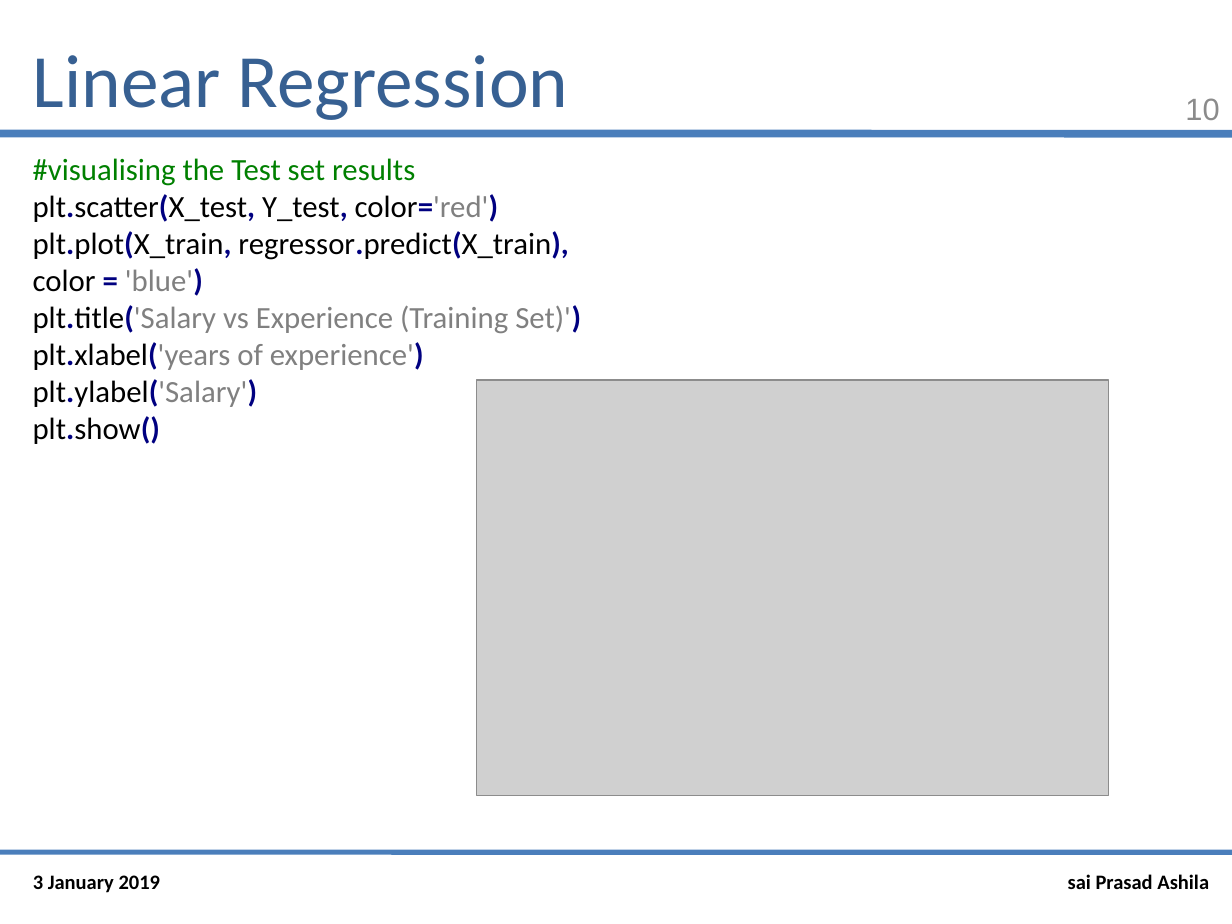
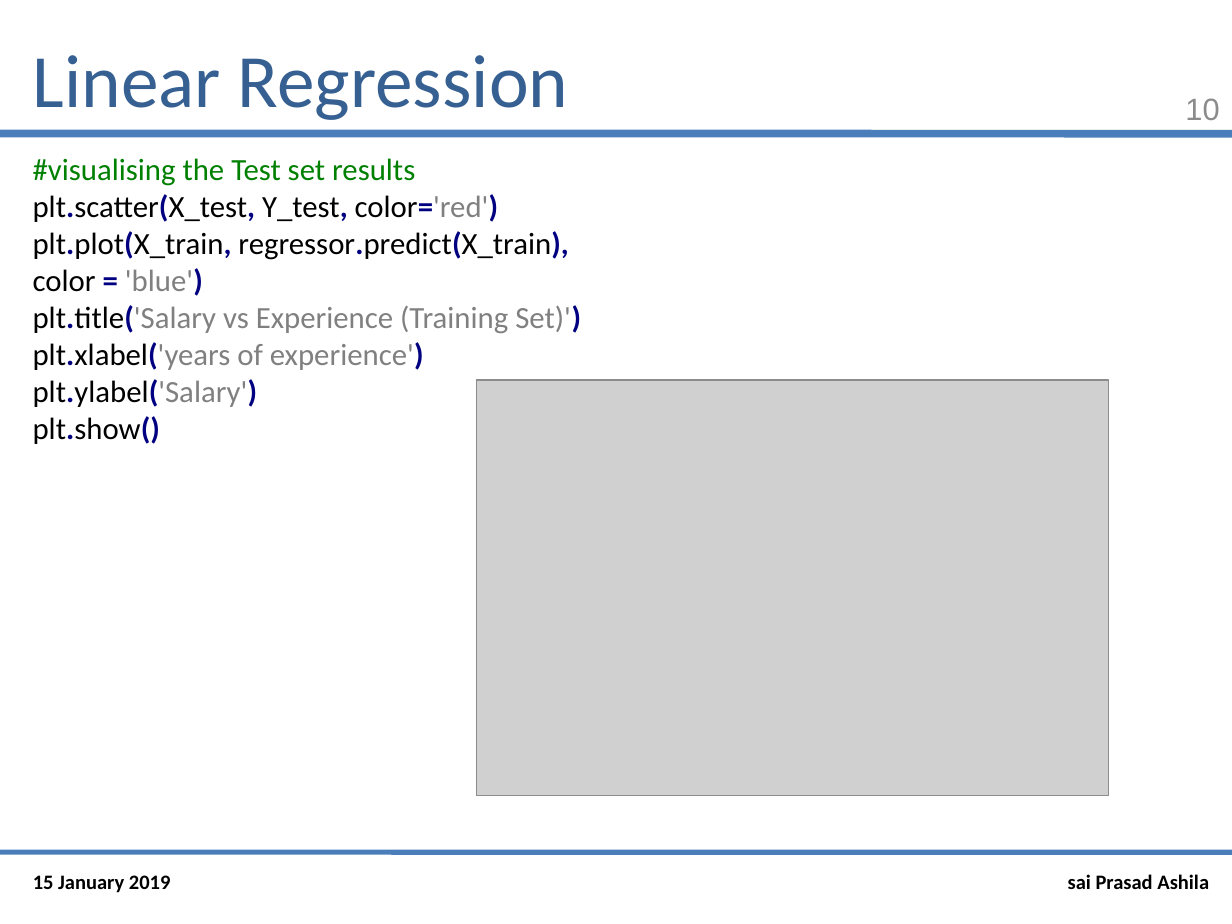
Before and after one commit to saiprasad94/DataSciencePython, a slide deck: slide 10 of Linear_Regression/Linear_Regression.pptx. Drawn at 1232x924 pixels with LibreOffice and Linux fonts; fonts in the diff are those of the drawing; grey boxes stand for pictures. Boxes give left, top, right and bottom in pixels: in the first picture for what was removed or moved away, otherwise in the second. Text is boxed around its words. In the diff, an @@ line names an element or a change of style, - is before the commit and + after.

Commit message:
Polynomial Regression Final

```diff
--- a/Linear_Regression/Linear_Regression.pptx
+++ b/Linear_Regression/Linear_Regression.pptx
@@ text at <box>33,875,171,893</box>: text changed @@
-3 January 2019
+15 January 2019
```
Also in this commit, not shown: 10 other slides changed, 4 other files.
